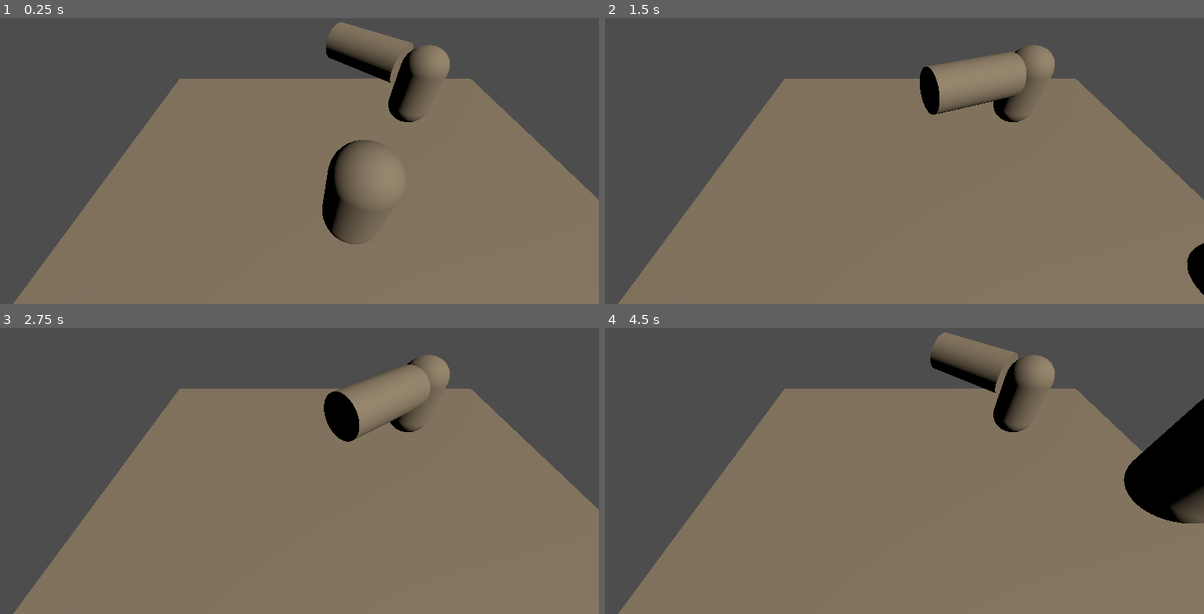
Above: before the commit, frames 1-4 (two rows, left to right).
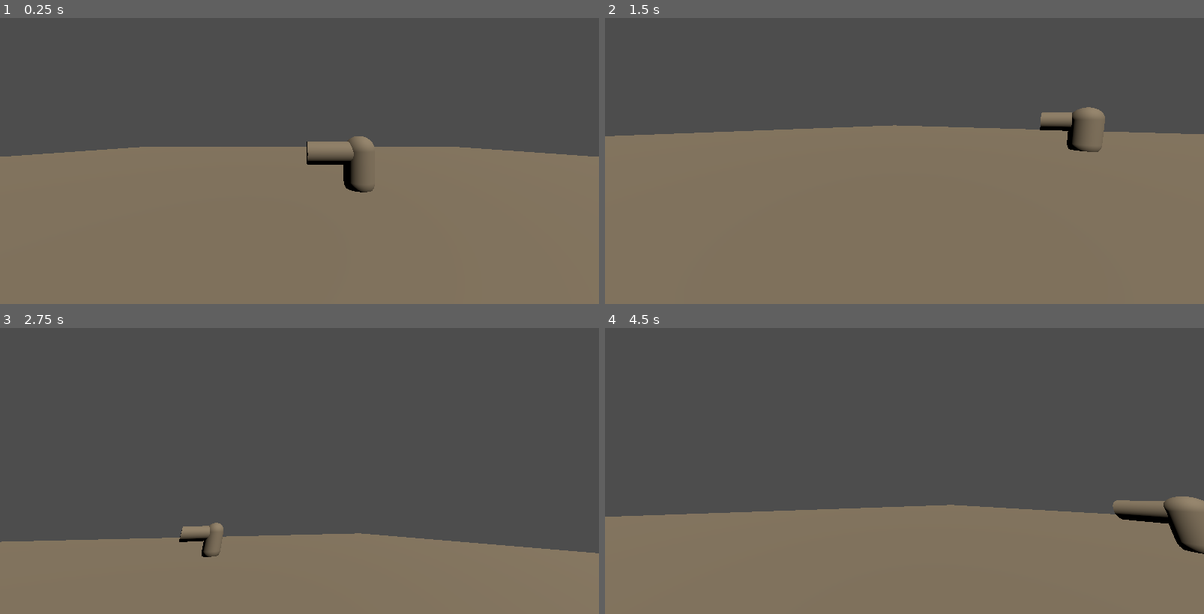
Above: after the commit, the same moments.

Repository: mrGonzalezGomez/Operation-Specter-Ground-Zero
Game: Godot game, scene res://ScenarioScript/Demo/Levels/demo_level.tscn
Two runs of this game, one before a commit and one after it. Both use one fixed random seed, a clock stepped at 60 frames per second and the inputs below.
Inputs (mouse positions are in pixels of both pictures, inside the frame that each line leads up to):
- Up to frame 1 (0.25 s): no input
- Up to frame 2 (1.5 s): tap Enter (ui_accept) at 0.5, 0.77, 1.07 s; move the mouse to (1036, 118) at 0.52 s; hold Right (ui_right) 0.53-1.28 s; hold C (crouch, bound only after the commit) 0.53-1.28 s; tap Shift (ui_shift, bound only after the commit) at 0.8, 1.35 s; move the mouse to (784, 152) at 1.27 s; hold Down (ui_down) from 1.28 s (still down)
- Up to frame 3 (2.75 s): tap Enter (ui_accept) at 1.52, 1.55, 1.82, 2.1 s; move the mouse to (359, 370) at 2.02 s; release Down (ui_down) at 2.03 s; hold Right (ui_right) from 2.03 s (still down); hold C (crouch, bound only after the commit) from 2.03 s (still down)
- Up to frame 4 (4.5 s): move the mouse to (874, 513) at 2.77 s; release Right (ui_right) at 2.78 s; release C (crouch, bound only after the commit) at 2.78 s; hold Up (ui_up) 2.78-3.53 s; tap C (crouch, bound only after the commit) at 2.85, 4.35 s; tap Enter (ui_accept) at 3.02, 3.32, 3.77, 3.8, 4.07 s; tap Shift (ui_shift, bound only after the commit) at 3.05 s; move the mouse to (1084, 496) at 3.52 s; hold Shift (ui_shift, bound only after the commit) 3.53-4.28 s; hold Left (ui_left) from 3.53 s (still down); move the mouse to (724, 396) at 4.27 s

The runs differ from the first frame. In frame 1, 25% of the frame differs, in the area x 0-100%, y 1-100%; in frame 2, 20%; in frame 3, 40%, in the area x 0-100%, y 9-100%; in frame 4, 36%.

Commit message:
[FEATURE] Added basic player and enemy models
Week 2 & 3 (27/12 & 04/01)

- New Features (Week 2)
   - First-person movement
   - Camera orbit
   - Crouch (Visibility and detection modifier)
   - Walk/Run toggle

- New Features (Week 3)
   - Implement PATROL movement on Path3D
   - Add placeholder model / capsule
   - Add vision cone (Static shape)
   - Add raycast logic

Diff:
--- a/GAME/ScenarioScript/Demo/Enemies/Enemy.gd
+++ b/GAME/ScenarioScript/Demo/Enemies/Enemy.gd
@@ -1,22 +1,71 @@
 extends CharacterBody3D
 
-@export var rotation_speed: float = 1.0
-@export var scan_angle: float = 45.0
-@export var scan_speed: float = 1.5
+@export var scan_angle: float = 30.0
+@export var scan_speed: float = 2.0
 
-var is_alerted: bool = false
+@onready var vision_mesh := $VisionCone
+@onready var vision_hitbox := $VisionCone/Hitbox
+
+const VISION_FAR = 0.8
+const VISION_CROUCH_FAR = 0.5
+const CONE_LENGTH_STAND = 0.8
+const CONE_LENGTH_CROUCH = 0.5
+
 var base_rotation: float
+var state := 0
+var timer := 0.0
 
 func _ready():
 	base_rotation = rotation.y
 
 func _physics_process(delta: float) -> void:
-	# Add the gravity.
-	if not is_on_floor():
-		velocity += get_gravity() * delta
+	timer += delta
 
-	# Add detection.
-	if is_alerted:
-		return
+	var player = get_tree().get_first_node_in_group("player")
+	if player:
+		var length = CONE_LENGTH_CROUCH if player.is_crouched else CONE_LENGTH_STAND
+		vision_mesh.scale.x = length
+		if vision_hitbox.shape:
+			vision_hitbox.shape.radius = VISION_CROUCH_FAR if player.is_crouched else VISION_FAR
 
-	rotation.y = base_rotation + deg_to_rad(scan_angle) * sin(Time.get_ticks_msec() / 1000.0 * scan_speed)
+	match state:
+
+		0:
+			if timer == 0:
+				velocity = Vector3.ZERO
+			velocity = -global_transform.basis.z * 3.0
+			move_and_slide()
+			if timer >= 2.0:
+				_next_state()
+
+		1:
+			velocity = Vector3.ZERO
+			move_and_slide()
+			if timer >= 0.5:
+				_next_state()
+
+		2:
+			rotation.y = base_rotation + deg_to_rad(scan_angle) * sin(timer * scan_speed)
+			if timer >= PI * 2 / scan_speed * 2:
+				rotation.y = base_rotation
+				_next_state()
+
+		3:
+			rotation.y = base_rotation
+			if timer >= 0.5:
+				_next_state()
+
+		4:
+			base_rotation += deg_to_rad(90)
+			rotation.y = base_rotation
+			_next_state()
+
+		5:
+			velocity = Vector3.ZERO
+			move_and_slide()
+			if timer >= 0.5:
+				_next_state()
+
+func _next_state():
+	timer = 0.0
+	state = (state + 1) % 6
--- a/GAME/ScenarioScript/Demo/Levels/demo_level.tscn
+++ b/GAME/ScenarioScript/Demo/Levels/demo_level.tscn
@@ -16,28 +16,30 @@
 
 [sub_resource type="CapsuleShape3D" id="CapsuleShape3D_5xgho"]
 
+[sub_resource type="CylinderMesh" id="CylinderMesh_u52ul"]
+
 [sub_resource type="CylinderShape3D" id="CylinderShape3D_u52ul"]
-
-[sub_resource type="CylinderMesh" id="CylinderMesh_u52ul"]
 
 [node name="Level" type="Node3D"]
 
-[node name="FirstPersonCamera" type="Camera3D" parent="."]
-transform = Transform3D(1, 0, 0, 0, 0.7066623, 0.707551, 0, -0.707551, 0.7066623, -0.88271415, 3.989431, 1.7044606)
-current = true
-
 [node name="Floor" type="MeshInstance3D" parent="."]
-transform = Transform3D(10, 0, 0, 0, 0.1, 0, 0, 0, 10, 0, 0, 0)
+transform = Transform3D(50, 0, 0, 0, 0.5, 0, 0, 0, 50, 0, 0, 0)
 mesh = SubResource("BoxMesh_5xgho")
 
 [node name="Form" type="StaticBody3D" parent="Floor"]
 
 [node name="Hitbox" type="CollisionShape3D" parent="Floor/Form"]
+transform = Transform3D(0.3, 0, 0, 0, 0.3, 0, 0, 0, 0.3, 0, 0, 0)
 shape = SubResource("BoxShape3D_u52ul")
 
-[node name="Player" type="CharacterBody3D" parent="."]
-transform = Transform3D(1, 0, 0, 0, 1, 0, 0, 0, 1, 0, 1.1, 0)
+[node name="Player" type="CharacterBody3D" parent="." groups=["player"]]
+transform = Transform3D(1, 0, 0, 0, 1, 0, 0, 0, 1, 0, 1.1, 1.9144115)
 script = ExtResource("1_ysshg")
+
+[node name="FirstPersonCamera" type="Camera3D" parent="Player"]
+transform = Transform3D(1, 0, 0, 0, 1, 0, 0, 0, 1, 0, 1, 0)
+current = true
+fov = 90.0
 
 [node name="Form" type="MeshInstance3D" parent="Player"]
 mesh = SubResource("CapsuleMesh_vonw3")
@@ -56,15 +58,15 @@
 shape = SubResource("CapsuleShape3D_5xgho")
 
 [node name="VisionCone" type="Area3D" parent="Enemy"]
-transform = Transform3D(1, 0, 0, 0, 1, 0, 0, 0, 1, -1.5176027, 0.4222268, 0)
+transform = Transform3D(0.8, 0, 0, 0, 0.8, 0, 0, 0, 0.8, -0.9419546, 0.4222268, 0)
 
-[node name="Form" type="CollisionShape3D" parent="Enemy/VisionCone"]
+[node name="Form" type="MeshInstance3D" parent="Enemy/VisionCone"]
+transform = Transform3D(-4.3711385e-08, -0.99999994, 0, 0.99999994, -4.3711385e-08, 0, 0, 0, 0.99999994, 0, 0, 0)
+mesh = SubResource("CylinderMesh_u52ul")
+
+[node name="Hitbox" type="CollisionShape3D" parent="Enemy/VisionCone"]
 transform = Transform3D(-4.371139e-08, 1, -4.371139e-08, 0, -4.371139e-08, -1, -1, -4.371139e-08, 1.9106855e-15, 0, 0, 0)
 shape = SubResource("CylinderShape3D_u52ul")
-
-[node name="Hitbox" type="MeshInstance3D" parent="Enemy/VisionCone"]
-transform = Transform3D(-4.371139e-08, -1, 0, 1, -4.371139e-08, 0, 0, 0, 1, 0, 0, 0)
-mesh = SubResource("CylinderMesh_u52ul")
 
 [node name="Sun" type="DirectionalLight3D" parent="."]
 transform = Transform3D(0.77065784, -0.47409645, 0.42581576, 0, 0.6682092, 0.74397343, -0.6372492, -0.57334894, 0.51496065, 4.5295835, 4.244803, 4.2385073)
--- a/GAME/ScenarioScript/Demo/Player/Player.gd
+++ b/GAME/ScenarioScript/Demo/Player/Player.gd
@@ -1,29 +1,49 @@
 extends CharacterBody3D
 
+const CROUCH_SPEED = 1.0
+const WALK_SPEED = 3.0
+const RUN_SPEED = 5.0
+const CROUCH_CAM_Y = 0.5
+const STAND_CAM_Y = 1.0
 
-const SPEED = 5.0
-const JUMP_VELOCITY = 4.5
+var mouse_sensitivity := 0.003
+var current_speed := WALK_SPEED
+var is_running := false
+var is_crouched := false
 
+func _input(event):
+	if event is InputEventMouseMotion:
+		rotate_y(-event.relative.x * mouse_sensitivity)
+		$FirstPersonCamera.rotate_x(-event.relative.y * mouse_sensitivity)
+		$FirstPersonCamera.rotation.x = clamp($FirstPersonCamera.rotation.x, deg_to_rad(-70), deg_to_rad(70))
+
+	if event.is_action_pressed("crouch"):
+		is_crouched = !is_crouched
+		$FirstPersonCamera.position.y = CROUCH_CAM_Y if is_crouched else STAND_CAM_Y
+
+func _ready():
+	Input.set_mouse_mode(Input.MOUSE_MODE_CAPTURED)
+	add_to_group("player")
 
 func _physics_process(delta: float) -> void:
-	# Add the gravity.
 	if not is_on_floor():
 		velocity += get_gravity() * delta
 
-	# Handle jump.
-	if Input.is_action_just_pressed("ui_accept") and is_on_floor():
-		velocity.y = JUMP_VELOCITY
+	if is_crouched:
+		is_running = false
+		current_speed = CROUCH_SPEED
+	else:
+		is_running = Input.is_action_pressed("ui_shift")
+		current_speed = RUN_SPEED if is_running else WALK_SPEED
 
-	# Get the input direction and handle the movement/deceleration.
-	# As good practice, you should replace UI actions with custom gameplay actions.
 	var input_dir := Input.get_vector("ui_left", "ui_right", "ui_up", "ui_down")
 	var direction := (transform.basis * Vector3(input_dir.x, 0, input_dir.y)).normalized()
 	if direction:
-		velocity.x = direction.x * SPEED
-		velocity.z = direction.z * SPEED
+		velocity.x = direction.x * current_speed
+		velocity.z = direction.z * current_speed
 	else:
-		velocity.x = move_toward(velocity.x, 0, SPEED)
-		velocity.z = move_toward(velocity.z, 0, SPEED)
+		velocity.x = move_toward(velocity.x, 0, current_speed)
+		velocity.z = move_toward(velocity.z, 0, current_speed)
 
 	move_and_slide()
 
@@ -31,6 +51,5 @@
 	get_tree().reload_current_scene()
 
 func _on_vision_cone_body_entered(body: Node3D) -> void:
-	if body.name == "Player":
-		print("Player spotted!")
+	if body.is_in_group("player"):
 		call_deferred("_restart_level")
--- a/GAME/project.godot
+++ b/GAME/project.godot
@@ -15,6 +15,19 @@
 config/features=PackedStringArray("4.5", "Mobile")
 config/icon="uid://48h52lhsq4o2"
 
+[input]
+
+ui_shift={
+"deadzone": 0.2,
+"events": [Object(InputEventKey,"resource_local_to_scene":false,"resource_name":"","device":-1,"window_id":0,"alt_pressed":false,"shift_pressed":false,"ctrl_pressed":false,"meta_pressed":false,"pressed":false,"keycode":0,"physical_keycode":4194325,"key_label":0,"unicode":0,"location":0,"echo":false,"script":null)
+]
+}
+crouch={
+"deadzone": 0.2,
+"events": [Object(InputEventKey,"resource_local_to_scene":false,"resource_name":"","device":-1,"window_id":0,"alt_pressed":false,"shift_pressed":false,"ctrl_pressed":false,"meta_pressed":false,"pressed":false,"keycode":0,"physical_keycode":67,"key_label":0,"unicode":99,"location":0,"echo":false,"script":null)
+]
+}
+
 [rendering]
 
 renderer/rendering_method="mobile"
Not shown, changed: Changelog.md
